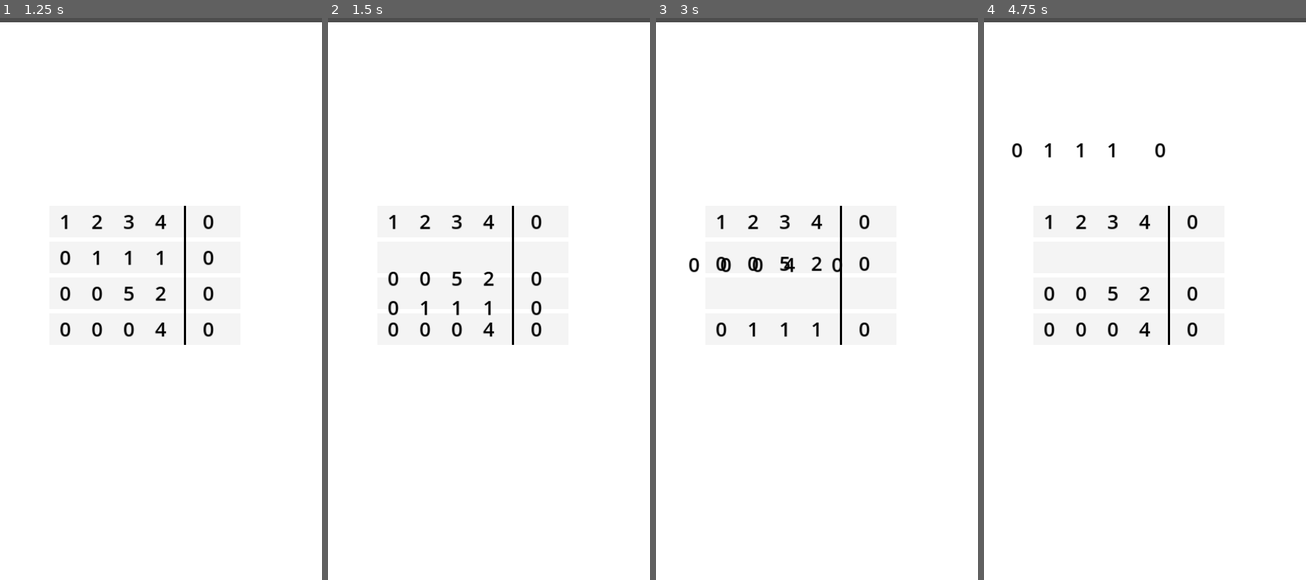
Above: before the commit, frames 1-4 (left to right).
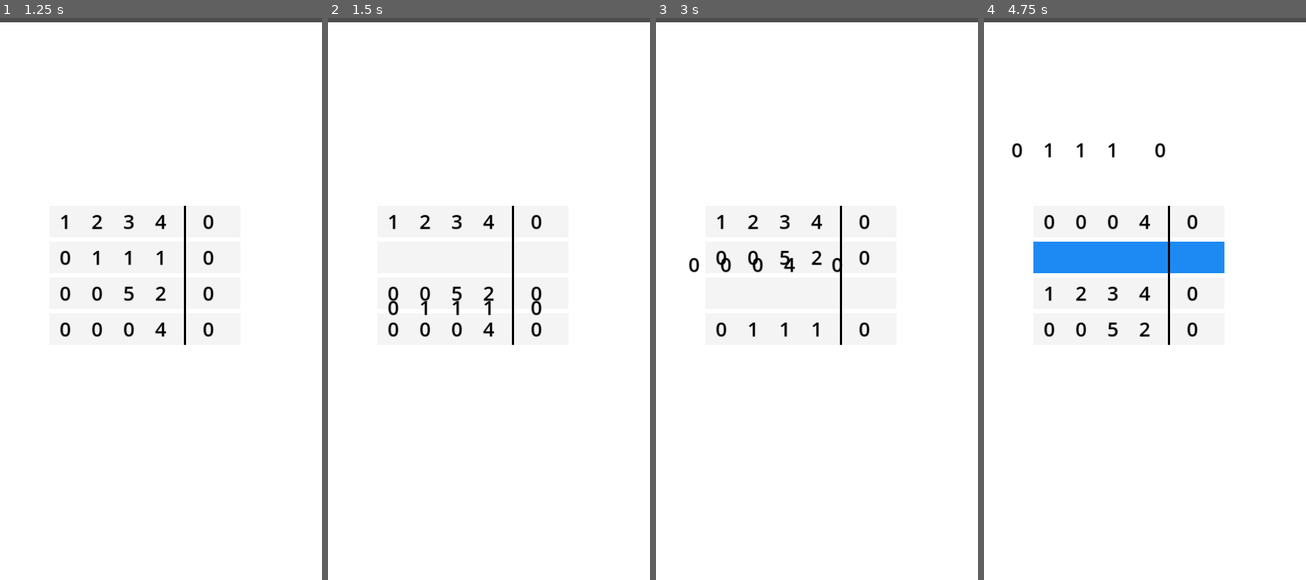
Above: after the commit, the same moments.

Repository: YassenEfremov/GaussMatrixFun
Game: Godot game, scene res://scenes/main.tscn
The game is run twice, just before and just after one commit, with the same random seed, the same clock (stepped at 60 frames per second) and the same inputs.
Inputs (mouse positions are in pixels of both pictures, inside the frame that each line leads up to):
- Up to frame 1 (1.25 s): tap Enter at 0.5 s; drag from (144, 220) to (193, 169) at 0.52 s
- Up to frame 2 (1.5 s): drag from (472, 259) to (472, 405) at 1.27 s
- Up to frame 3 (3 s): move the mouse to (800, 259) at 2.02 s; click (800, 259) at 2.17 s; tap Space at 2.75 s; drag from (800, 293) to (720, 209) at 2.77 s
- Up to frame 4 (4.75 s): drag from (1128, 220) to (1161, 293) at 3.52 s; drag from (1128, 327) to (1096, 147) at 4.27 s

Frame 1 is identical in both runs. In frame 2, 0.5% of the frame differs, in the area x 18-67%, y 45-51%; in frame 3, 0.4%; in frame 4, 3.8%, in the area x 15-75%, y 34-57%.

Commit message:
Add detection for row addition/subtraction

Diff:
--- a/scenes/linear_system.tscn
+++ b/scenes/linear_system.tscn
@@ -43,11 +43,19 @@
 offset_bottom = 280.0
 color = Color(0, 0, 0, 1)
 
+[connection signal="decided" from="Rows/1/1" to="." method="on_decided"]
+[connection signal="dragged" from="Rows/1/1" to="." method="on_dragged"]
 [connection signal="dropped" from="Rows/1/1" to="." method="row_dropped"]
 [connection signal="picked_up" from="Rows/1/1" to="." method="row_picked_up"]
+[connection signal="decided" from="Rows/2/2" to="." method="on_decided"]
+[connection signal="dragged" from="Rows/2/2" to="." method="on_dragged"]
 [connection signal="dropped" from="Rows/2/2" to="." method="row_dropped"]
 [connection signal="picked_up" from="Rows/2/2" to="." method="row_picked_up"]
+[connection signal="decided" from="Rows/3/3" to="." method="on_decided"]
+[connection signal="dragged" from="Rows/3/3" to="." method="on_dragged"]
 [connection signal="dropped" from="Rows/3/3" to="." method="row_dropped"]
 [connection signal="picked_up" from="Rows/3/3" to="." method="row_picked_up"]
+[connection signal="decided" from="Rows/4/4" to="." method="on_decided"]
+[connection signal="dragged" from="Rows/4/4" to="." method="on_dragged"]
 [connection signal="dropped" from="Rows/4/4" to="." method="row_dropped"]
 [connection signal="picked_up" from="Rows/4/4" to="." method="row_picked_up"]
--- a/scenes/row.tscn
+++ b/scenes/row.tscn
@@ -71,6 +71,9 @@
 [node name="CollisionShape2D" type="CollisionShape2D" parent="Area2D"]
 shape = SubResource("RectangleShape2D_srmvi")
 
+[node name="Timer" type="Timer" parent="."]
+wait_time = 0.03
+
 [connection signal="body_entered" from="Area2D" to="." method="_on_area_2d_body_entered"]
 [connection signal="body_exited" from="Area2D" to="." method="_on_area_2d_body_exited"]
 [connection signal="input_event" from="Area2D" to="." method="_on_area_2d_input_event"]
--- a/scripts/linear_system.gd
+++ b/scripts/linear_system.gd
@@ -8,46 +8,29 @@
 var selected_slot
 var slot_distances = {}
 var closest_slot
+var swap: bool = true
+var decided: bool = false
 
-func _process(delta):
-	if selected_row:
-		for row_slot in $Rows.get_children():
-			slot_distances[row_slot] = row_slot.global_position.distance_to(selected_row.global_position)
-		var new_closest = slot_distances.find_key(slot_distances.values().min())
-		print(slot_distances.values().min())
-		#if not closest_slot:
-			#closest_slot = selected_slot
-		if slot_distances.values().min() > 20 and new_closest != closest_slot:
-			if closest_slot.get_index() > new_closest.get_index():
-				# Shift all rows BELOW the closest slot
-				#print("shifting DOWN from ", new_closest.get_index())
-				shift_down(new_closest.get_index())
-			elif closest_slot.get_index() < new_closest.get_index():
-				# Shift all rows ABOVE the closest slot
-				#print("shifting UP from ", new_closest.get_index())
-				shift_up(new_closest.get_index())
-			closest_slot = new_closest
 
 func shift_down(i):
 	if i == number_of_rows - 1: return
-	if not $Rows.get_child(i + 1).get_children().size() <= 2:	# BAD CODE!!!
+	if $Rows.get_child(i + 1).get_children().size() > 2:	# BAD CODE!!!
 		shift_down(i + 1)
-	else:
-		#print("moving ", i, " -> ", i + 1)
-		move_row(i, i + 1)
+	#print("moving ", i, " -> ", i + 1)
+	move_row(i, i + 1)
 
 func shift_up(i):
 	if i == 0: return
-	if not $Rows.get_child(i - 1).get_children().size() <= 2:	# BAD CODE!!!
-		shift_down(i - 1)
-	else:
-		#print("moving ", i, " -> ", i - 1)
-		move_row(i, i - 1)
+	if $Rows.get_child(i - 1).get_children().size() > 2:	# BAD CODE!!!
+		shift_up(i - 1)
+	#print("moving ", i, " -> ", i - 1)
+	move_row(i, i - 1)
 
 func move_row(from_i: int, to_i: int):
 	var tween = get_tree().create_tween()
 	$Rows.get_child(from_i).get_child(2).reparent($Rows.get_child(to_i))
 	tween.tween_property($Rows.get_child(to_i).get_child(2), "position", Vector2.ZERO, 0.2).set_ease(Tween.EASE_OUT)
+	#print(from_i, " -> ", to_i)
 
 func row_picked_up(row: Row, slot):
 	selected_row = row
@@ -56,19 +39,69 @@
 
 	selected_row.reparent($Dragging)
 
+func on_dragged(row: Row):
+	for row_slot in $Rows.get_children():
+		slot_distances[row_slot] = row_slot.global_position.distance_to(selected_row.global_position)
+	var new_closest = slot_distances.find_key(slot_distances.values().min())
+
+	if decided:
+		if swap:
+			if new_closest != closest_slot:
+				if closest_slot.get_index() > new_closest.get_index():
+					# Shift all rows BELOW the closest slot
+					if selected_row.position.y < new_closest.position.y and $Rows.get_child(new_closest.get_index()).get_children().size() > 2:
+						#print("shifting DOWN from ", new_closest.get_index())
+						shift_down(new_closest.get_index())
+					elif $Rows.get_child(new_closest.get_index() + 1).get_children().size() > 2:
+						shift_down(new_closest.get_index() + 1)
+				elif closest_slot.get_index() < new_closest.get_index():
+					# Shift all rows ABOVE the closest slot
+					if selected_row.position.y > new_closest.position.y and $Rows.get_child(new_closest.get_index()).get_children().size() > 2:
+						#print("shifting UP from ", new_closest.get_index())
+						shift_up(new_closest.get_index())
+					elif $Rows.get_child(new_closest.get_index() - 1).get_children().size() > 2:
+						shift_up(new_closest.get_index() - 1)
+				closest_slot = new_closest
+		elif slot_distances.find_key(slot_distances.values().min()).get_children().size() > 2:		# BAD CODE!!!
+			slot_distances.find_key(slot_distances.values().min()).modulate = Color.DODGER_BLUE
+			swap = true
+
+		decided = false
+	else:
+		new_closest.modulate = Color.WHITE
+
 func row_dropped(row: Row):
 	selected_row = null
 
-	var tween = get_tree().create_tween()
 	#if closest_slot.get_children().size() <= 2:		# BAD CODE!!!
 		#row.reparent(closest_slot)
 	#else:
 		#row.reparent(selected_slot)
 	#closest_slot = null
+	if swap:
+		# This works better
+		for r in $Rows.get_children():
+			if r.get_children().size() <= 2:
+				row.reparent(r)
 
-	# This works better
-	for r in $Rows.get_children():
-		if r.get_children().size() <= 2:
-			row.reparent(r)
+		var tween = get_tree().create_tween()
+		tween.tween_property(row, "position", Vector2.ZERO, 0.2).set_ease(Tween.EASE_OUT)
+	else:
+		# add/subtract here
+		for r in $Rows.get_children():
+			if r.get_children().size() <= 2:
+				row.reparent(r)
+				print("reparented to row ", r.get_index())
 
-	tween.tween_property(row, "position", Vector2.ZERO, 0.2).set_ease(Tween.EASE_OUT)
+		var tween = get_tree().create_tween()
+		tween.tween_property(row, "position", Vector2.ZERO, 0.2).set_ease(Tween.EASE_OUT)
+
+		swap = true
+	slot_distances.find_key(slot_distances.values().min()).modulate = Color.WHITE
+
+
+func on_decided():	# Gets spammed for some reason?
+	if slot_distances.values().min() < 20:
+		swap = false
+	decided = true
+	print("decided")
--- a/scripts/row.gd
+++ b/scripts/row.gd
@@ -4,12 +4,14 @@
 @export var values: Array[int]
 
 var touched: bool = false
-var initialPos: Vector2
 var offset: Vector2
+var prev_pos: Vector2
+var t: Timer
 
 signal picked_up(row: Row, slot)
+signal dragged(row: Row)
 signal dropped(row: Row)
-#signal dropped
+signal decided
 
 
 func _ready():
@@ -17,19 +19,24 @@
 	$Label2.text = str(values[1])
 	$Label3.text = str(values[2])
 	$Label4.text = str(values[3])
+	t = $Timer
+	t.timeout.connect(func(): decided.emit())
 
 func _unhandled_input(event):
 	# Dragging is done here because the other method stops being called if you drag too fast
 	if event is InputEventScreenDrag and touched:
 		global_position = event.position + offset
+		dragged.emit(self)
+
+		t.start(t.wait_time)
 
 func _on_area_2d_input_event(viewport, event, shape_idx):
 	if event is InputEventScreenTouch:
 		if event.pressed:
 			picked_up.emit(self, get_parent())
-			initialPos = global_position
 			offset = global_position - event.position
 			touched = true
-		else:
+		elif touched:
 			dropped.emit(self)
+			t.stop()
 			touched = false
